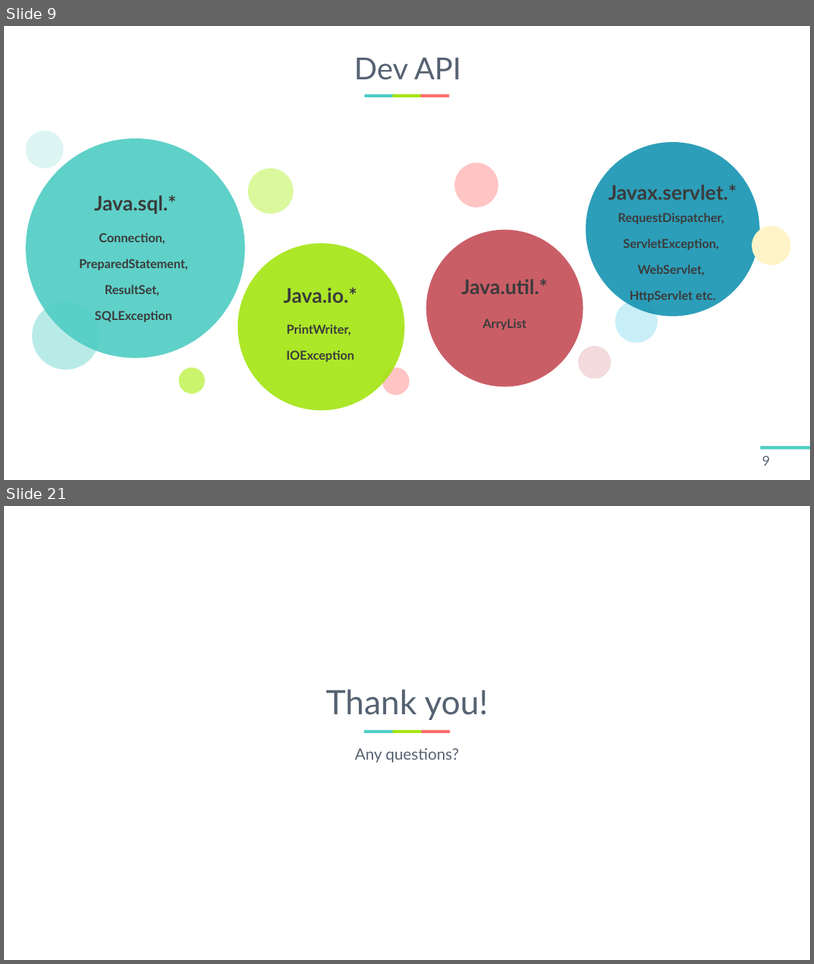
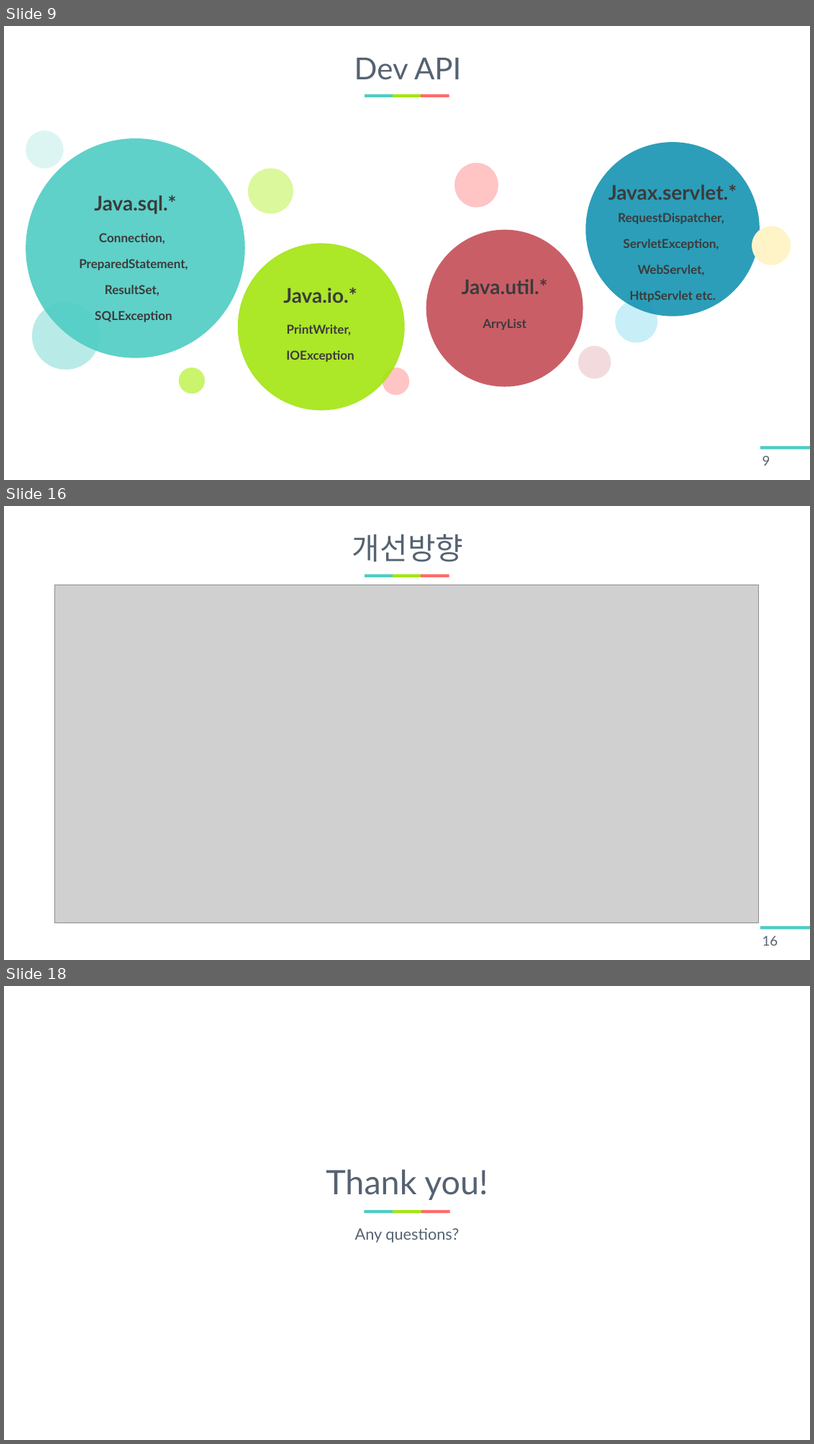
Before and after one commit to LouisKisaragi/BB-Bank, a slide deck: report/BB PANK 발표자료.pptx. Shown one above the other, each under a label of ours: slides 9 and 21 before the commit, slides 9, 16 and 18 after it; the slides between them are not shown. The pictures are 814x964 and 814x1444 pixels, drawn with LibreOffice and Linux fonts; fonts in the diff are those of the drawing; grey boxes stand for pictures. Boxes give left, top, right and bottom in pixels: in the first picture for what was removed or moved away, otherwise in the second. Text is boxed around its words. In the diff, an @@ line names an element or a change of style, - is before the commit and + after.

```diff
--- a/report/BB PANK 발표자료.pptx
+++ b/report/BB PANK 발표자료.pptx
@@ slide 16 added at [4,506,810,960], background #FFFFFF; not listed: 4 template elements that a slide beside it also shows @@
@@ title added at [352,534,464,562], 54 pt, text #556272 @@
+개선방향
@@ picture added at [55,584,759,923] @@
@@ page number added at [763,935,779,945], 24 pt, text #556272 @@
+16
@@ what was slide 21 is now slide 18 @@
```
Also in this commit, not shown: 8 slides changed, 4 other slides added, 8 slides removed, 1 other file.
